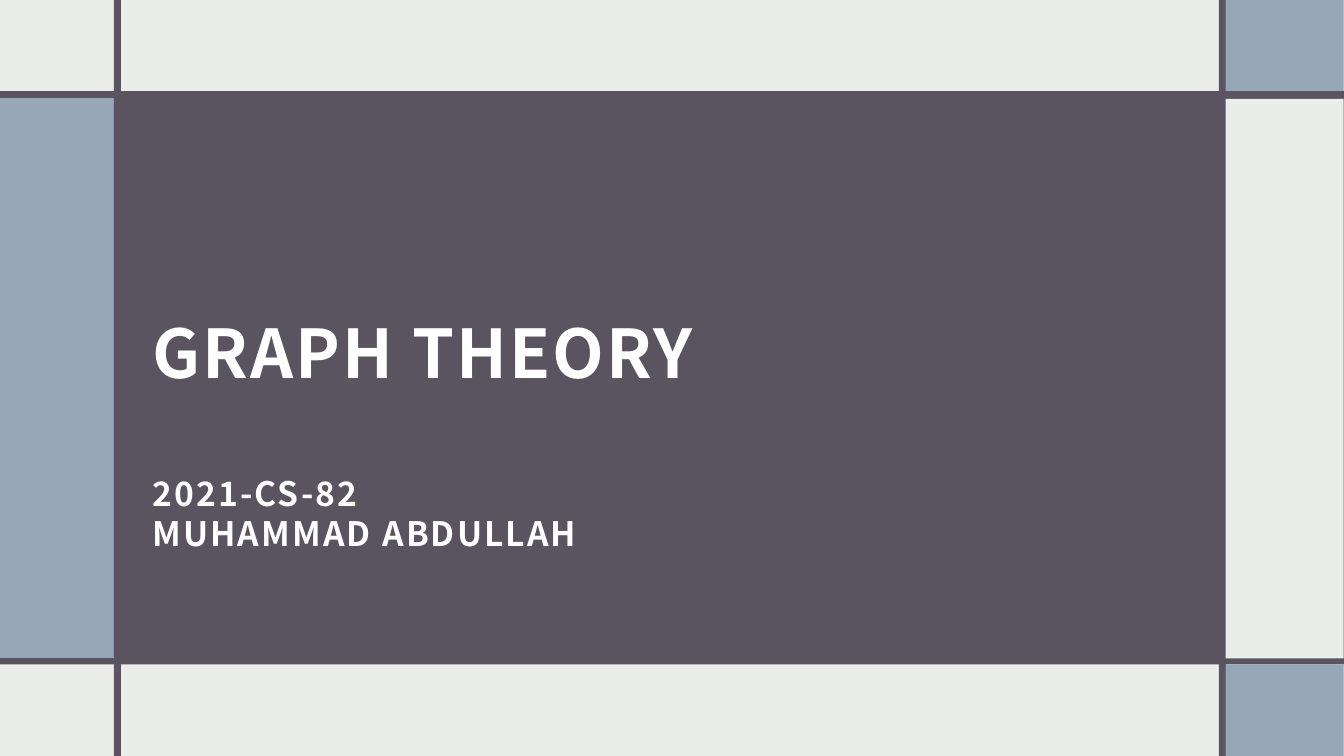
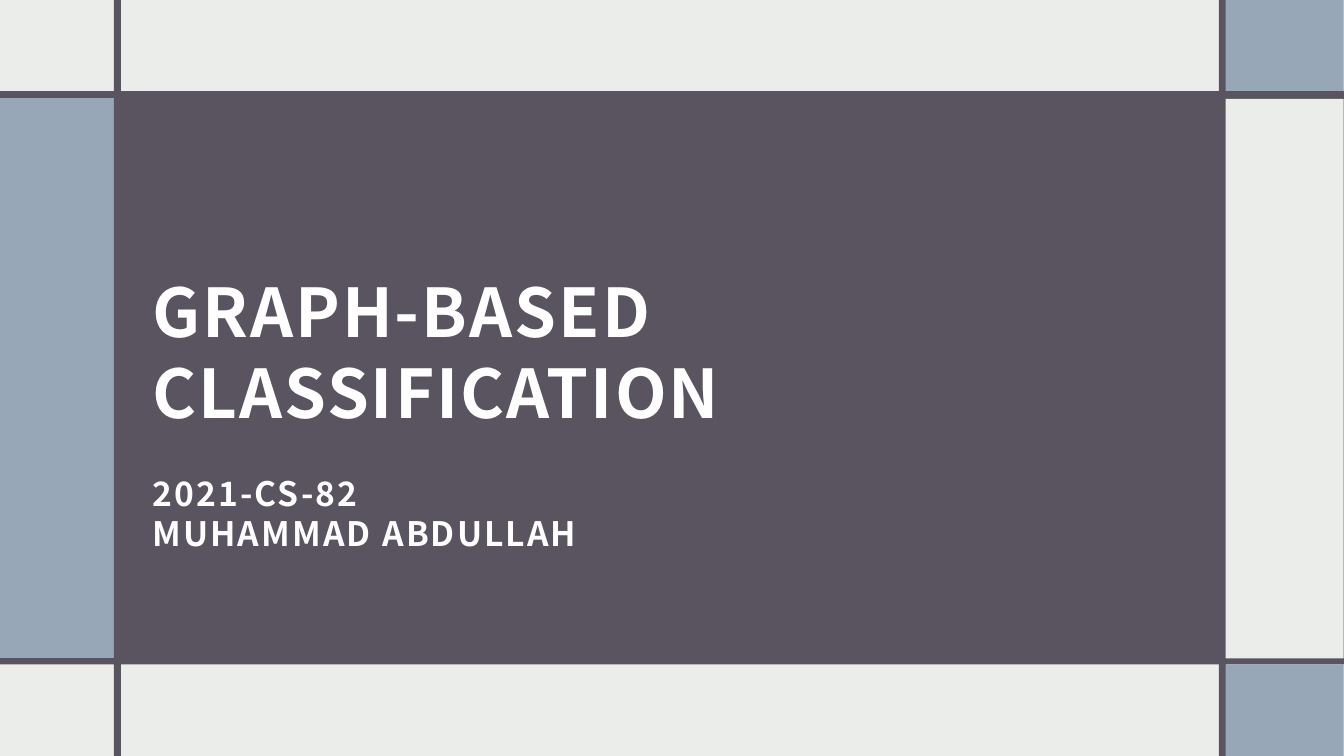
Before and after one commit to muhammadabdullah660/Graph-Based-Classification, a slide deck: slide 1 of Slides.pptx. Drawn at 1344x756 pixels with LibreOffice and Linux fonts; fonts in the diff are those of the drawing. Boxes give left, top, right and bottom in pixels: in the first picture for what was removed or moved away, otherwise in the second. Text is boxed around its words. In the diff, an @@ line names an element or a change of style, - is before the commit and + after.

```diff
--- a/Slides.pptx
+++ b/Slides.pptx
@@ title at (153,286,720,419): text changed @@
-GRAPH THEORY
+GRAPH-BASED CLASSIFICATION
```
Also in this commit, not shown: 1 other slide changed, 8 slides added, 11 slides removed, 5 other files.
